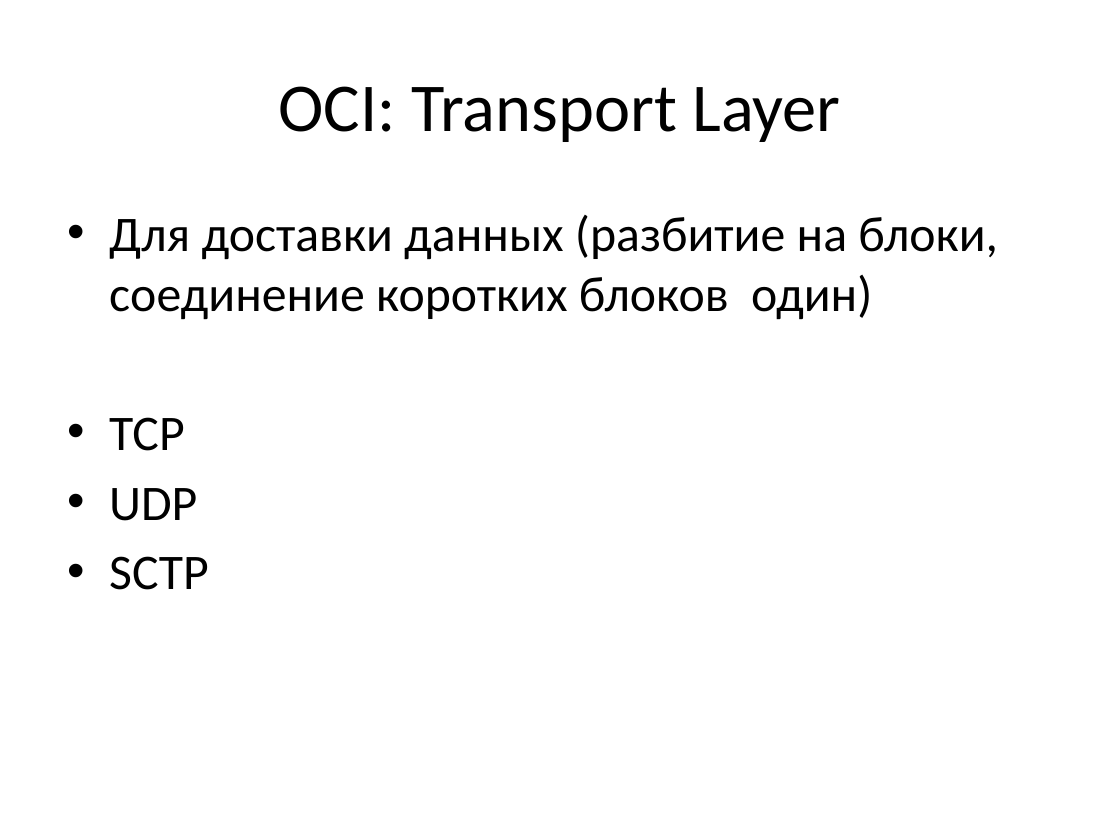
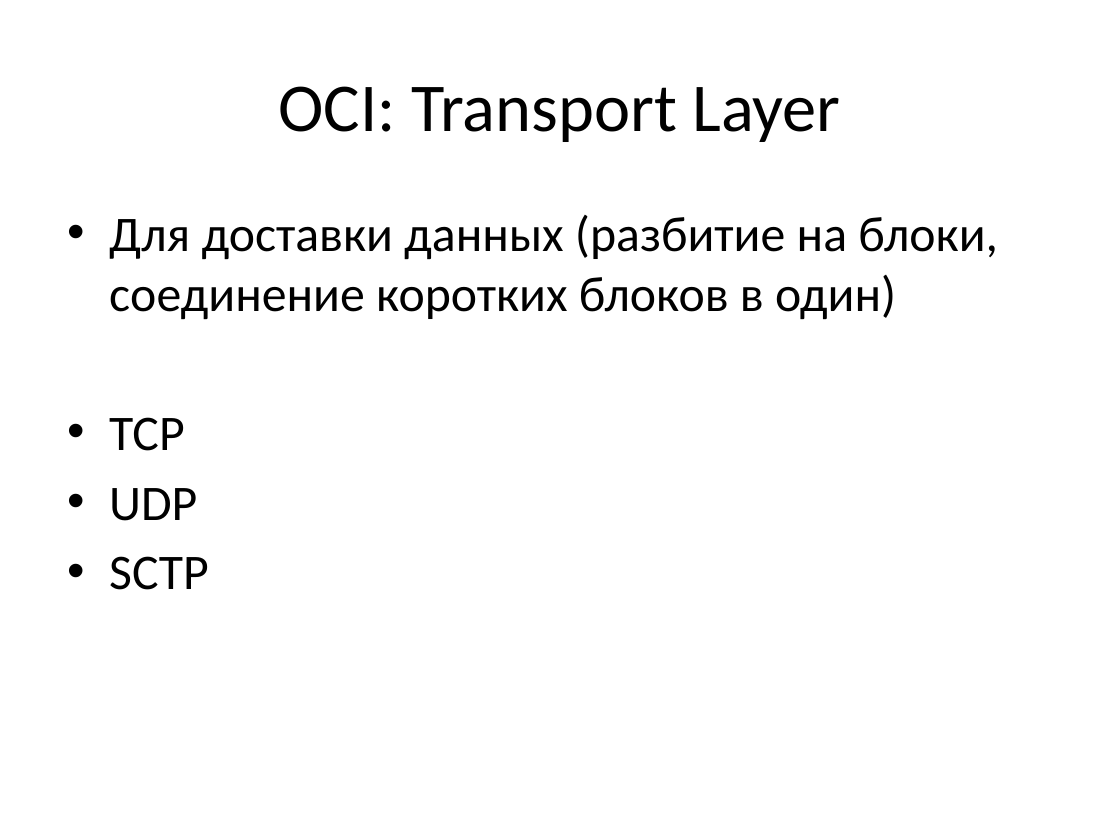
Before and after one commit to russov/cpp_craft_1013, a slide deck: slide 17 of lections/cpp_craft_lec_6_pre.pptx. Drawn at 1120x840 pixels with LibreOffice and Linux fonts; fonts in the diff are those of the drawing. Boxes give left, top, right and bottom in pixels: in the first picture for what was removed or moved away, otherwise in the second. Text is boxed around its words. In the diff, an @@ line names an element or a change of style, - is before the commit and + after.

Commit message:
fix presentation

```diff
--- a/lections/cpp_craft_lec_6_pre.pptx
+++ b/lections/cpp_craft_lec_6_pre.pptx
@@ text at (109, 215, 998, 320): text changed @@
-• Для доставки данных (разбитие на блоки, соединение коротких блоков один)
+• Для доставки данных (разбитие на блоки, соединение коротких блоков в один)
```
Also in this commit, not shown: 3 other slides changed.
